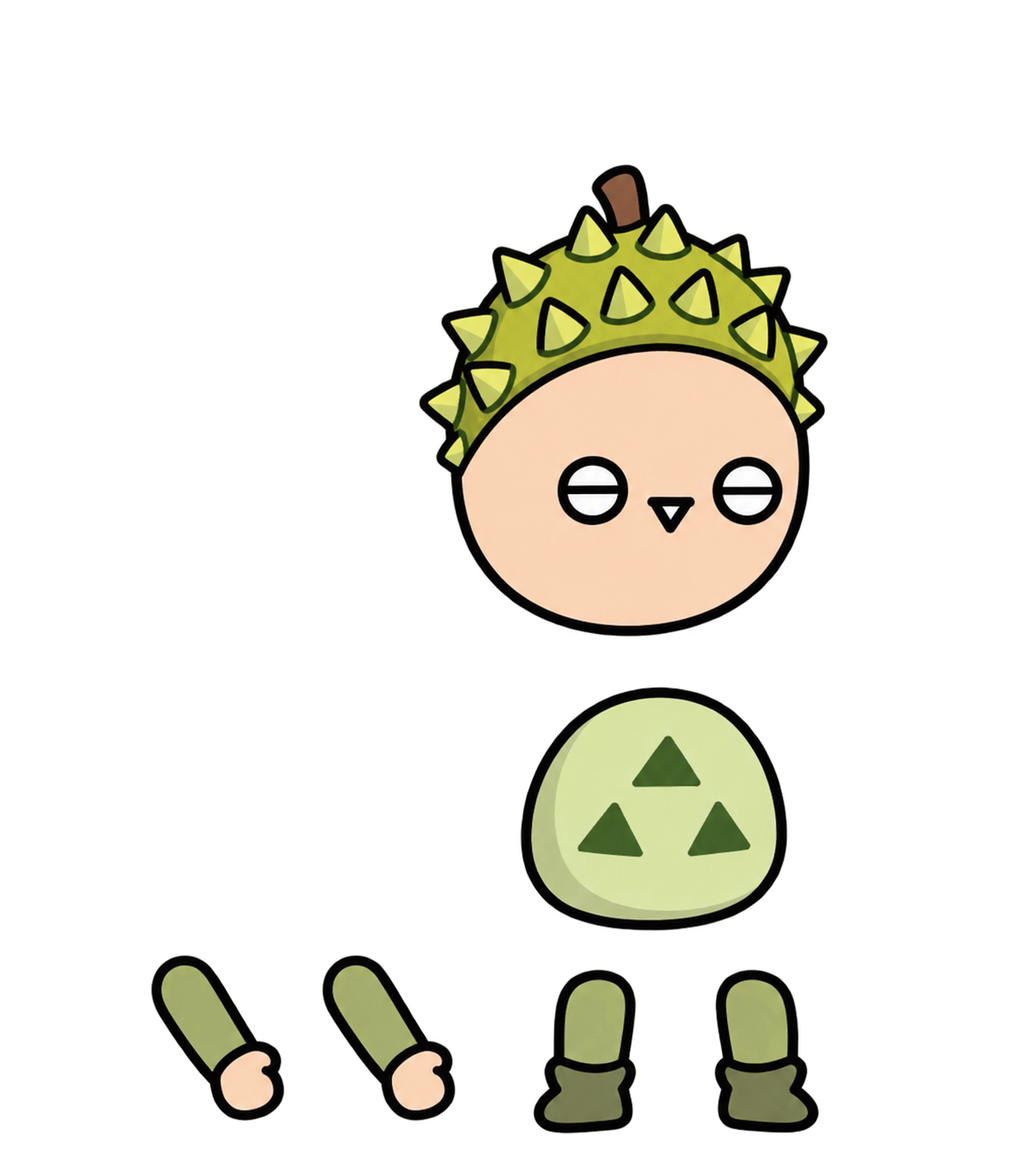
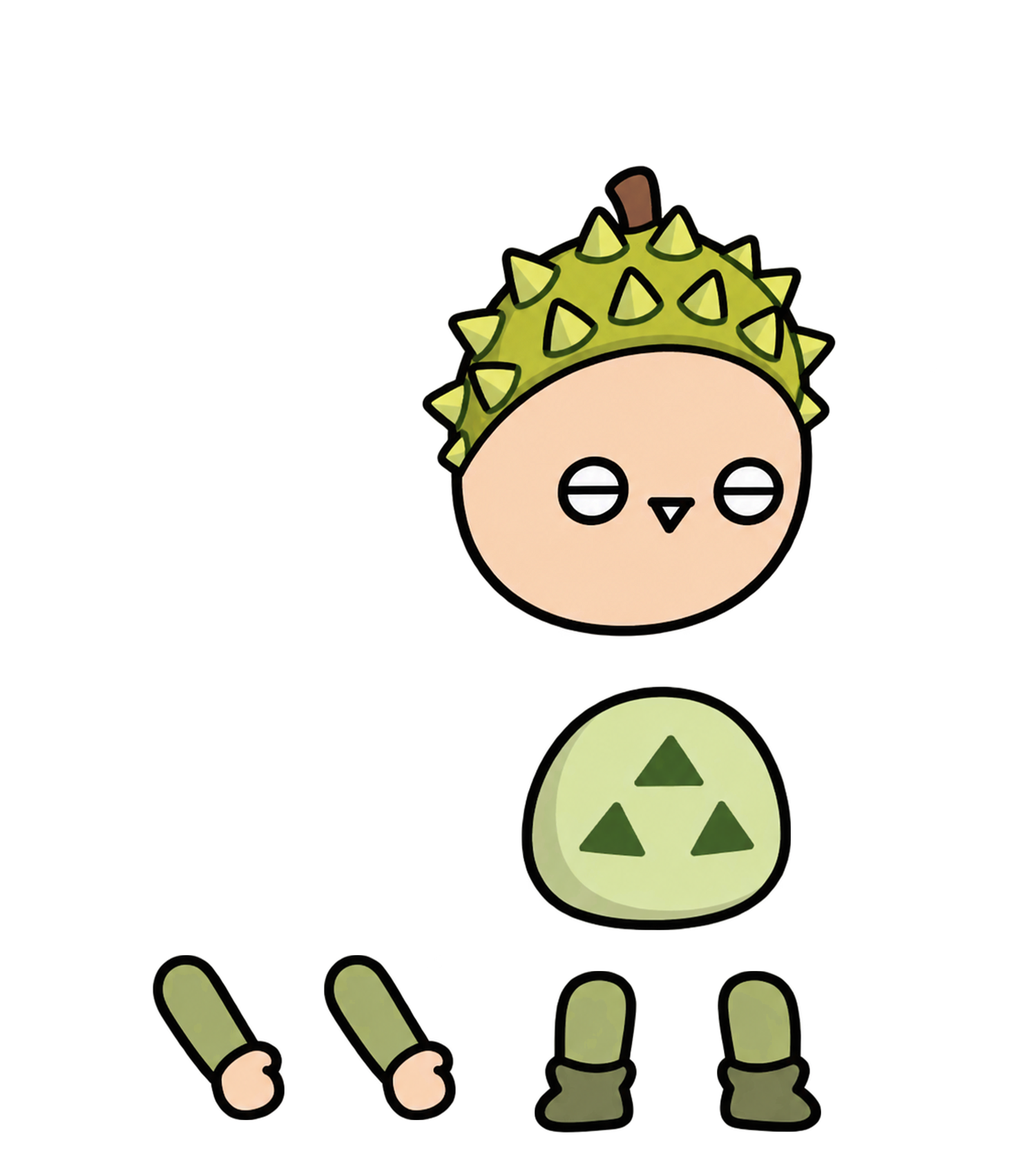
Comparing the layer stacks of the two 1036x1174 images. Changes:
painted on "머리" over (418, 163, 837, 639)
painted on "몸통" over (519, 685, 791, 933)
painted on "팔1" over (149, 954, 286, 1123)
painted on "팔2" over (320, 954, 457, 1122)
painted on "다리1" over (531, 968, 637, 1136)
painted on "다리2" over (713, 968, 821, 1135)
